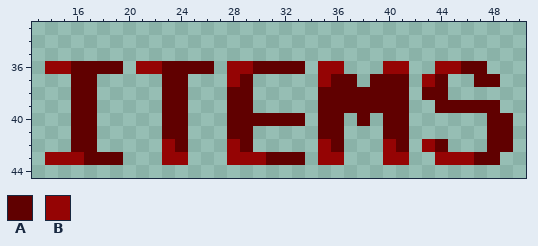
Edited in one commit: pixel-art file (GameSprites/UI/New PC Combat Buttons/Items Button Simple.aseprite). Above is the file before it was changed.
64x64 pixels, 1 frame. Shown: x 13..50, y 33..44.
Palette (. is transparent): A #600000  B #950404
Pixels before, first column x 14:
36 BBAAAA.BBAAAA.BBAAAA.BB...BB..BBAA..
37 ..AA.....AA...BA.....BAA.AAA.BA..AA.
38 ..AA.....AA...AA.....AAAAAAA.AA.....
39 ..AA.....AA...AA.....AAAAAAA..AAAAA.
40 ..AA.....AA...AAAAAA.AA.A.AA......AA
41 ..AA.....AA...AA.....AA...AA......AA
42 ..AA.....BA...BA.....BA...BA.BA...AA
43 BBBAAA...BB...BBBAAA.BB...BB..BBBAA.
Once edited:
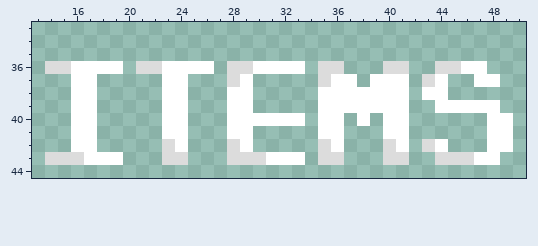
Edits made:
{"colour":"A","old":"#600000","new":"#ffffff"}
{"colour":"B","old":"#950404","new":"#dcdcdc"}
{"label":"changed","picture_box":[45,61,513,165]}
